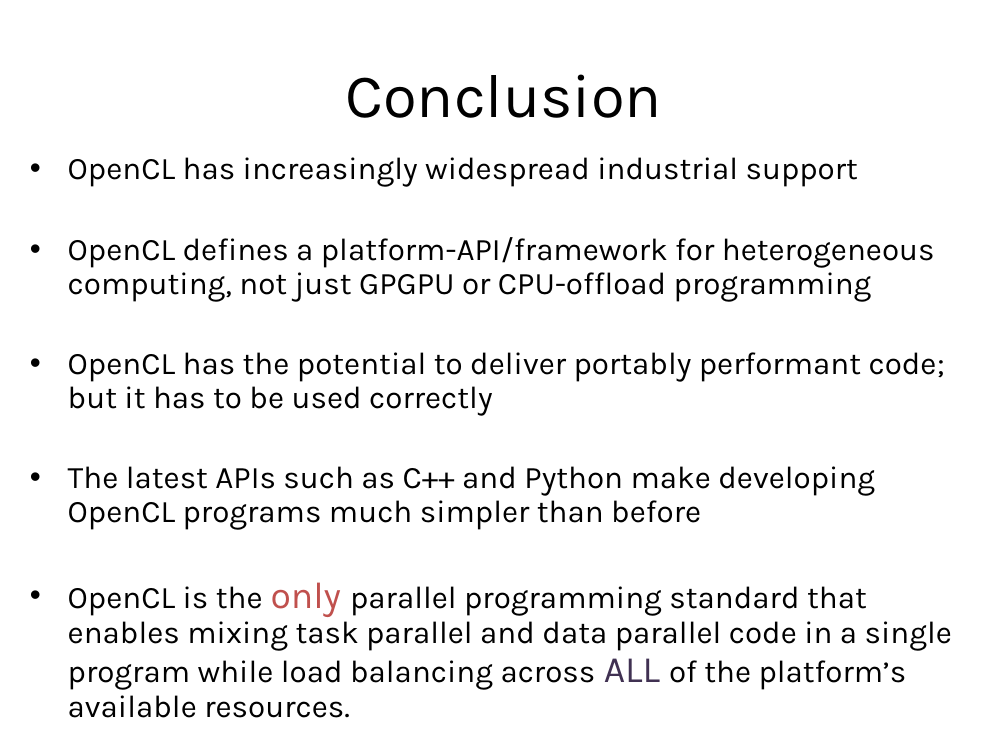
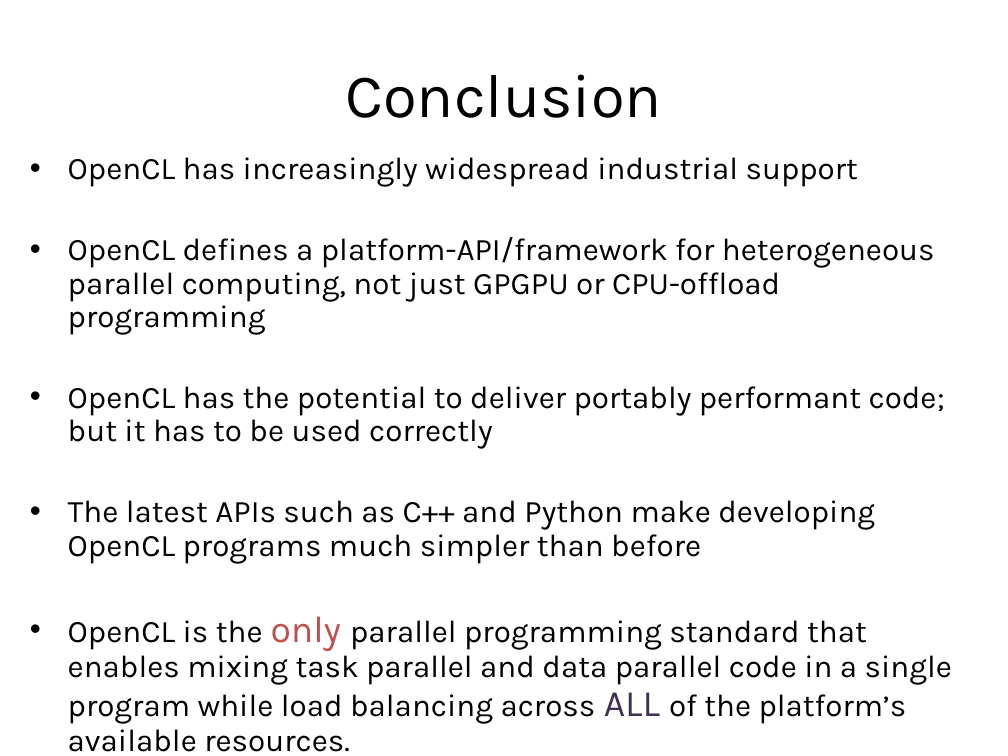
Before and after one commit to UoB-HPC/opencl-training-code, a slide deck: slide 15 of slides/advanced_outro.pptx. Drawn at 1008x756 pixels with LibreOffice and Linux fonts; fonts in the diff are those of the drawing. Boxes give left, top, right and bottom in pixels: in the first picture for what was removed or moved away, otherwise in the second. Text is boxed around its words. In the diff, an @@ line names an element or a change of style, - is before the commit and + after.

Commit message:
Minor typo fixes and updates

```diff
--- a/slides/advanced_outro.pptx
+++ b/slides/advanced_outro.pptx
@@ text at bbox=[68, 237, 935, 335]: text changed @@
-• OpenCL defines a platform-API/framework for heterogeneous computing, not just GPGPU or CPU-offload programming
+• OpenCL defines a platform-API/framework for heterogeneous parallel computing, not just GPGPU or CPU-offload programming
```
Also in this commit, not shown: 4 other slides changed.
